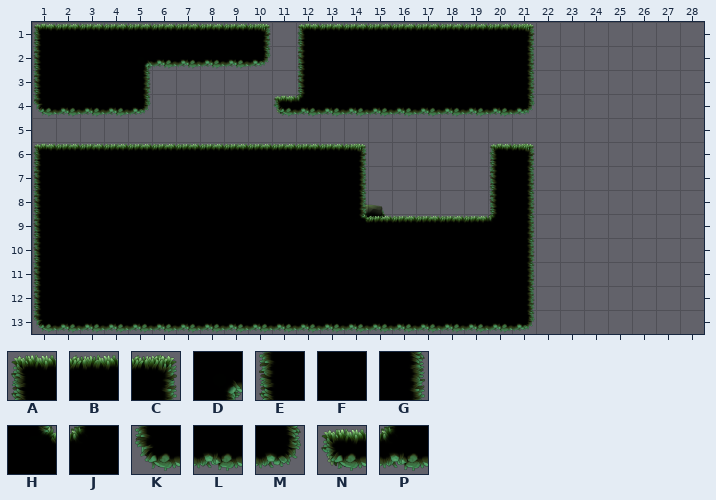
An edit to a level. Tiled map, Assets/Levels/Forest7/Forest7.tmx. The picture above was drawn from the file before the commit.
Cells are 128x128 px. Shown: x 1..28, y 1..13.
Key: from "MossyTileSet": A 0, B 1, C 2, D 4, E 7, F 8, G 9, H 11, J 12, K 14, L 15, M 16, N 21, P 38.
_ is an empty cell.
Layers that did not change in this view are not listed.
Layer "Camada de Blocos 1" before, first column x 1:
 1 ABBBBBBBBC_ABBBBBBBBC_______
 2 EFFFDLLLLM_EFFFFFFFFG_______
 3 EFFFG______EFFFFFFFFG_______
 4 KLLLM_____NPLLLLLLLLM_______
 5 ____________________________
 6 ABBBBBBBBBBBBC_____AC_______
 7 EFFFFFFFFFFFFG_____EG_______
 8 EFFFFFFFFFFFFG_____EG_______
 9 EFFFFFFFFFFFFHBBBBBJG_______
10 EFFFFFFFFFFFFFFFFFFFG_______
11 EFFFFFFFFFFFFFFFFFFFG_______
12 EFFFFFFFFFFFFFFFFFFFG_______
13 KLLLLLLLLLLLLLLLLLLLM_______
And afterwards:
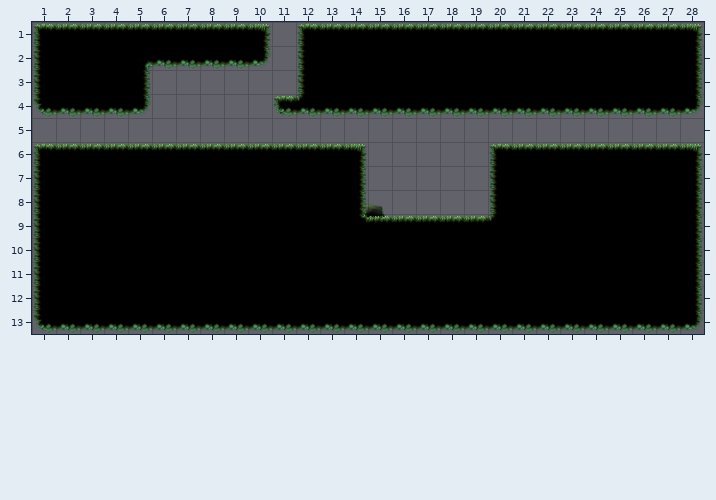
Change:
Changed rows in their new state; . is an unchanged cell.
Layer "Camada de Blocos 1":
first column x 21:
 1 BBBBBBBC
 2 FFFFFFFG
 3 FFFFFFFG
 4 LLLLLLLM
 6 BBBBBBBC
 7 FFFFFFFG
 8 FFFFFFFG
 9 FFFFFFFG
10 FFFFFFFG
11 FFFFFFFG
12 FFFFFFFG
13 LLLLLLLM
